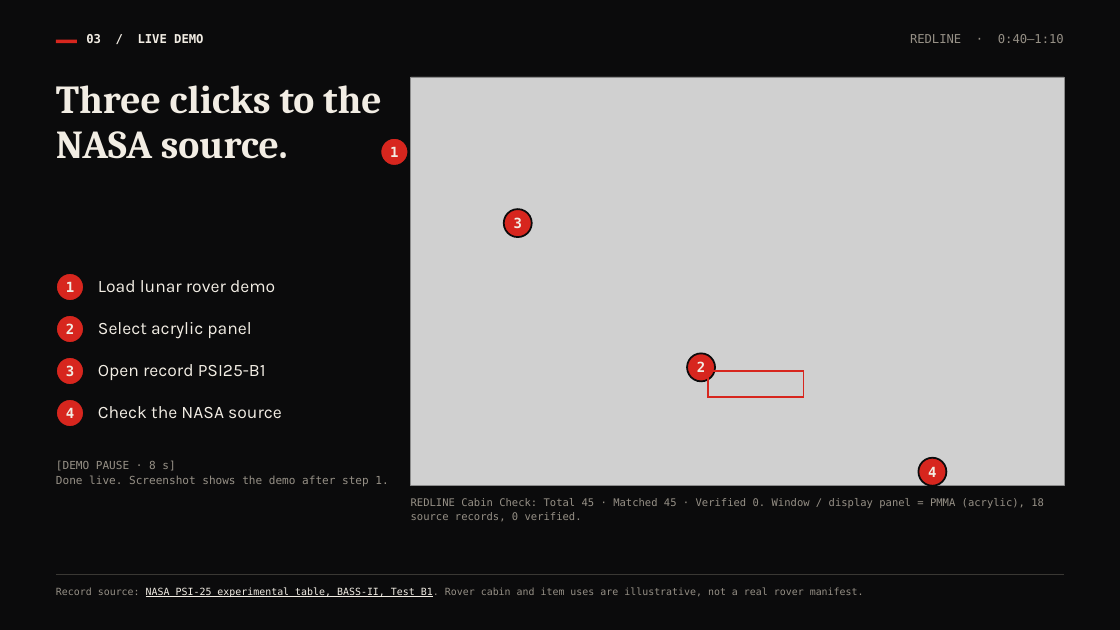
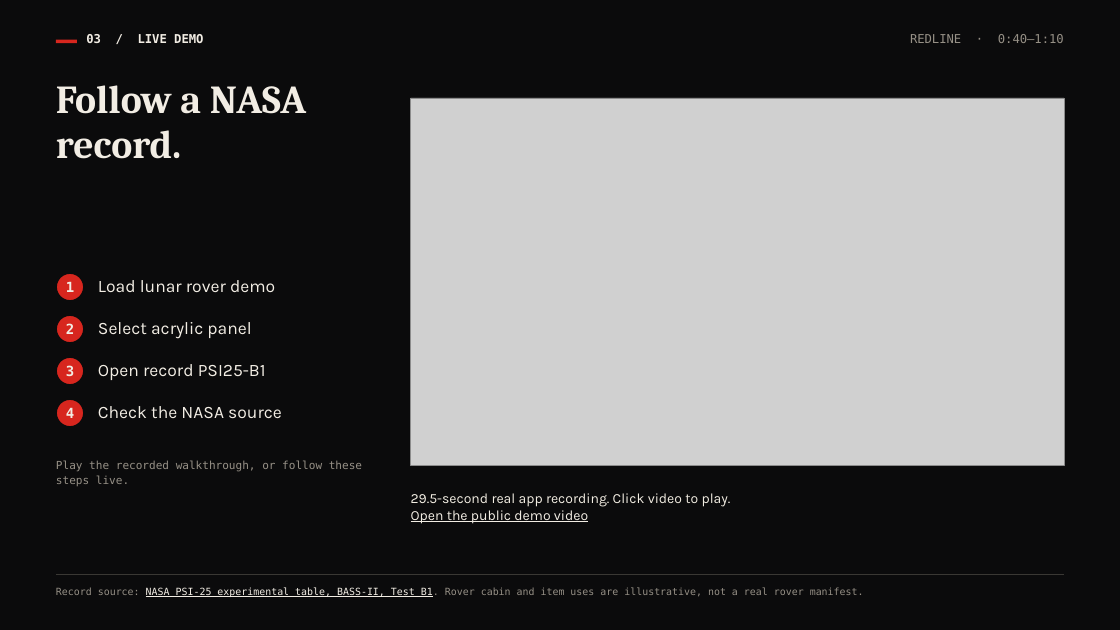
Before and after one commit to AkarshSharma2012/REDLINE, a slide deck: slide 3 of docs/pitch/REDLINE-final-pitch.pptx. Drawn at 1120x630 pixels with LibreOffice and Linux fonts; fonts in the diff are those of the drawing; grey boxes stand for pictures. Boxes give left, top, right and bottom in pixels: in the first picture for what was removed or moved away, otherwise in the second. Text is boxed around its words. In the diff, an @@ line names an element or a change of style, - is before the commit and + after.

Commit message:
Embed working demo video and publish final pitch bundle

```diff
--- a/docs/pitch/REDLINE-final-pitch.pptx
+++ b/docs/pitch/REDLINE-final-pitch.pptx
@@ text at box(56, 85, 306, 159): text changed @@
-Three clicks to the NASA source.
+Follow a NASA record.
@@ picture: place and size @@
-picture at box(411, 77, 1065, 486)
+picture at box(411, 98, 1065, 466)
@@ ellipse removed at box(381, 138, 408, 166) @@
-1
@@ ellipse removed at box(504, 209, 532, 237) @@
-3
@@ ellipse removed at box(687, 354, 715, 381) @@
-2
@@ rectangle removed at box(708, 371, 803, 397) @@
@@ text at box(56, 460, 362, 486): text changed @@
-[DEMO PAUSE · 8 s]
-Done live. Screenshot shows the demo after step 1.
+Play the recorded walkthrough, or follow these steps live.
@@ ellipse removed at box(918, 458, 946, 486) @@
-4
@@ text removed at box(411, 498, 1044, 521) @@
-REDLINE Cabin Check: Total 45 · Matched 45 · Verified 0. Window / display panel = PMMA (acrylic), 18 source records, 0 verified.
@@ text added at box(411, 493, 731, 524), 12 pt, text #F2EDE2 @@
+29.5-second real app recording. Click video to play.
+Open the public demo video
```
Also in this commit, not shown: 3 other files.
